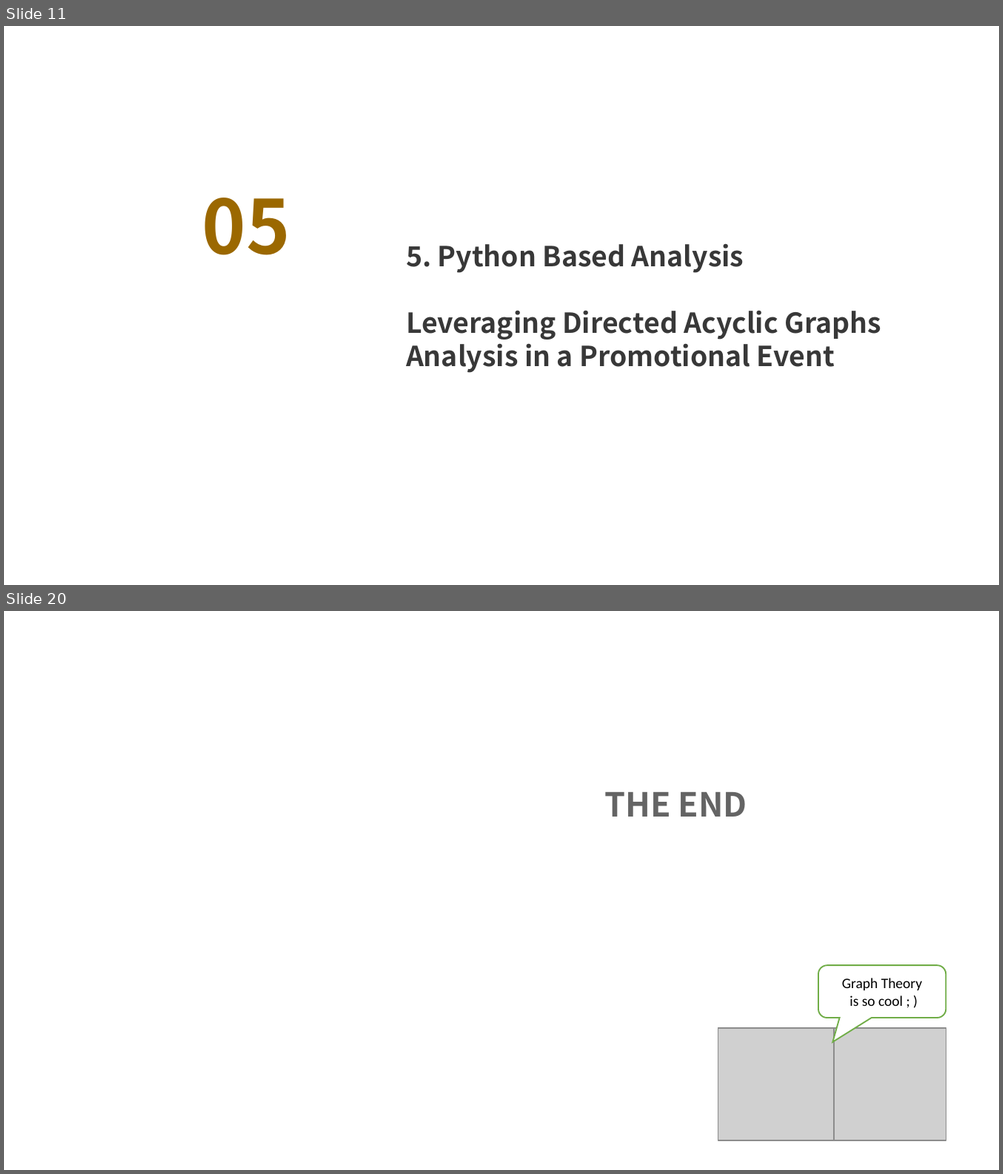
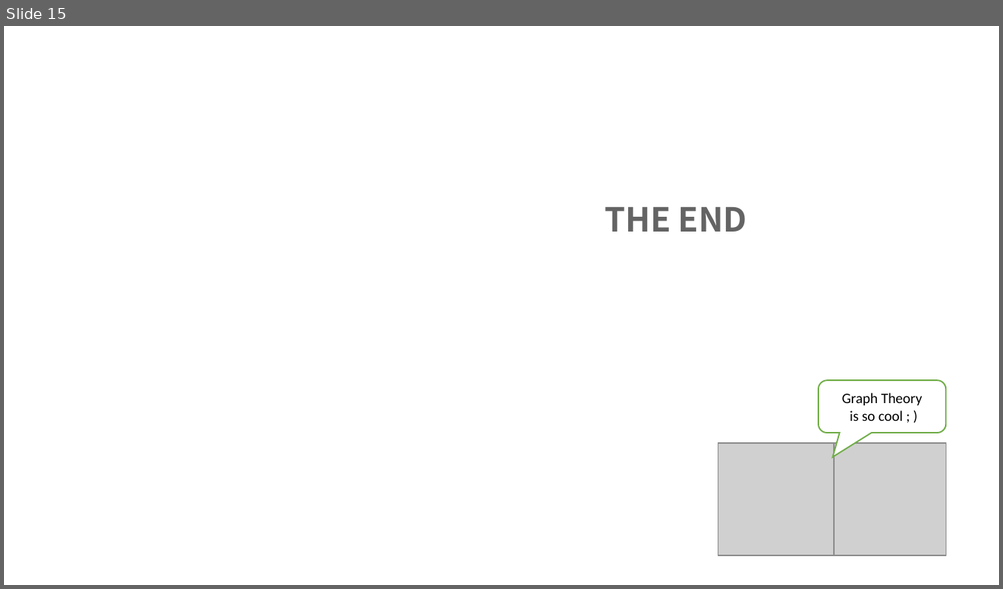
Before and after one commit to z-q-ying/CS-5002-Project, a slide deck: CS_5002_FinalProject_Slides_QiuyingZhou_ZhiweiZhou.pptx. Shown one above the other, each under a label of ours: slides 11 and 20 before the commit, slide 15 after it; the slides between them are not shown. The pictures are 1003x1174 and 1003x589 pixels, drawn with LibreOffice and Linux fonts; fonts in the diff are those of the drawing; grey boxes stand for pictures; background and template pictures are left out. Boxes give left, top, right and bottom in pixels: in the first picture for what was removed or moved away, otherwise in the second. Text is boxed around its words. In the diff, an @@ line names an element or a change of style, - is before the commit and + after.

```diff
--- a/CS_5002_FinalProject_Slides_QiuyingZhou_ZhiweiZhou.pptx
+++ b/CS_5002_FinalProject_Slides_QiuyingZhou_ZhiweiZhou.pptx
@@ slide 11 removed at box(4, 26, 999, 585), background picture (left out) @@
@@ text removed at box(202, 198, 290, 255) @@
-05
@@ text removed at box(406, 244, 881, 373) @@
-5. Python Based Analysis
-Leveraging Directed Acyclic Graphs Analysis in a Promotional Event
@@ what was slide 20 is now slide 15 @@
```
Also in this commit, not shown: 9 slides changed, 3 slides added, 7 other slides removed, 1 other file.
